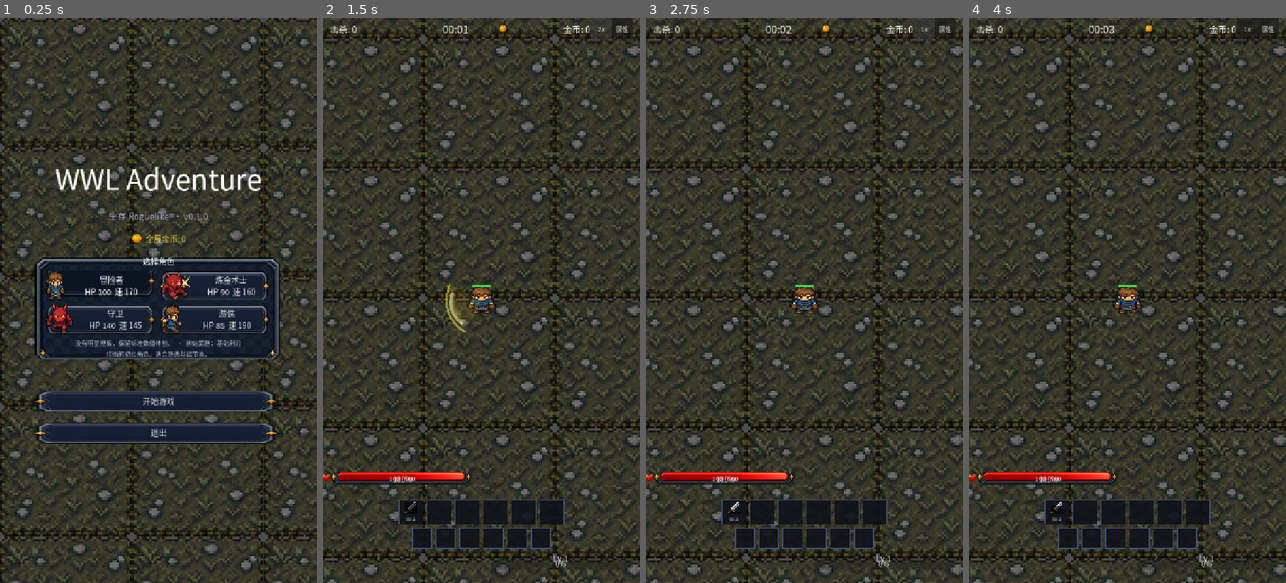
Above: before the commit, frames 1-4 (left to right).
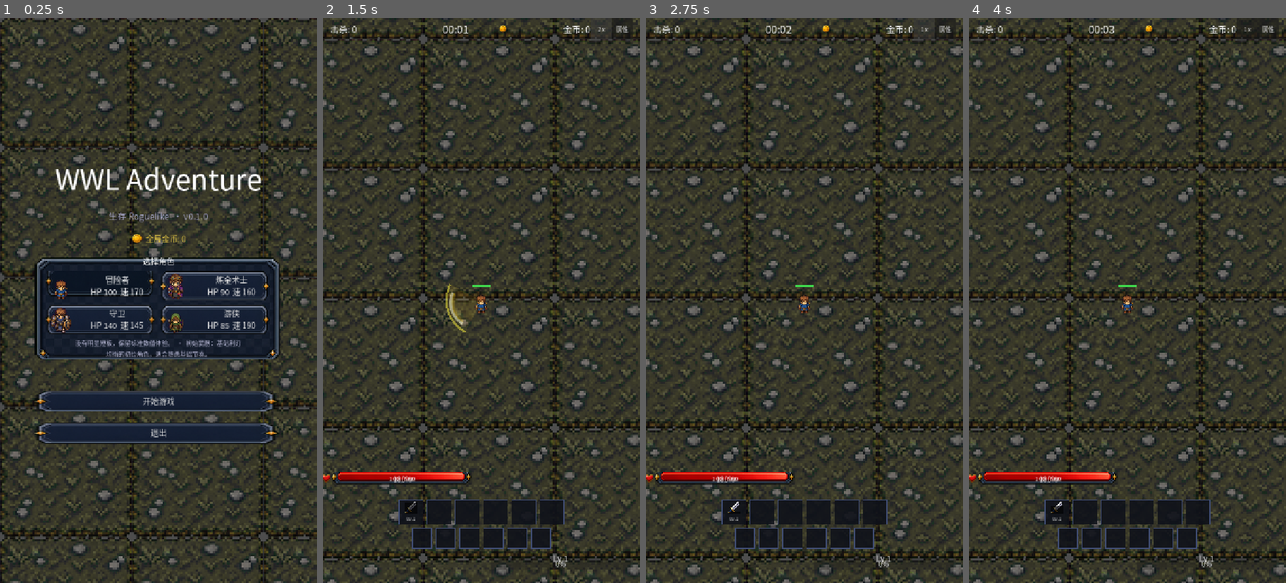
Above: after the commit, the same moments.

Repository: Kingwl/wwl-adv
Game: Godot game, scene res://scenes/ui/main_menu.tscn
Two runs of this game, one before a commit and one after it. Both use one fixed random seed, a clock stepped at 60 frames per second and the inputs below.
Inputs:
- Up to frame 1 (0.25 s): no input
- Up to frame 2 (1.5 s): click "开始游戏" at 0.5 s; click "1x" at 1.25 s
- Up to frame 3 (2.75 s): click "2x" at 2 s
- Up to frame 4 (4 s): click "属性" at 2.75 s; click "关闭" at 3.5 s

The runs differ from the first frame. In frame 1, 1.7% of the frame differs, in the area x 14-81%, y 44-56%; in frame 2, 0.3%; in frame 3, 0.3%; in frame 4, 0.3%.

Commit message:
Add class-specific character sprites

Diff:
--- a/resources/characters/adventurer.tres
+++ b/resources/characters/adventurer.tres
@@ -1,7 +1,8 @@
 [gd_resource type="Resource" script_class="CharacterData" format=3]
 
 [ext_resource type="Script" path="res://scripts/data/character_data.gd" id="1_character"]
-[ext_resource type="Texture2D" path="res://assets/art/characters/sliced/char_00.png" id="2_icon"]
+[ext_resource type="Texture2D" path="res://assets/art/characters/classes/adventurer/icon.png" id="2_icon"]
+[ext_resource type="Texture2D" path="res://assets/art/characters/classes/adventurer/walk_sheet.png" id="3_walk_sheet"]
 
 [resource]
 script = ExtResource("1_character")
@@ -10,6 +11,7 @@
 description = "均衡的初始角色，适合熟悉基础节奏。"
 icon = ExtResource("2_icon")
 portrait = ExtResource("2_icon")
+walk_sheet = ExtResource("3_walk_sheet")
 max_hp = 100
 move_speed = 170.0
 pickup_radius_bonus = 0.0
--- a/resources/characters/alchemist.tres
+++ b/resources/characters/alchemist.tres
@@ -1,7 +1,8 @@
 [gd_resource type="Resource" script_class="CharacterData" format=3]
 
 [ext_resource type="Script" path="res://scripts/data/character_data.gd" id="1_character"]
-[ext_resource type="Texture2D" path="res://assets/art/characters/sliced/char_24.png" id="2_icon"]
+[ext_resource type="Texture2D" path="res://assets/art/characters/classes/alchemist/icon.png" id="2_icon"]
+[ext_resource type="Texture2D" path="res://assets/art/characters/classes/alchemist/walk_sheet.png" id="3_walk_sheet"]
 
 [resource]
 script = ExtResource("1_character")
@@ -10,6 +11,7 @@
 description = "偏持续范围输出，生命和速度略低。"
 icon = ExtResource("2_icon")
 portrait = ExtResource("2_icon")
+walk_sheet = ExtResource("3_walk_sheet")
 max_hp = 90
 move_speed = 160.0
 pickup_radius_bonus = 0.0
--- a/resources/characters/guardian.tres
+++ b/resources/characters/guardian.tres
@@ -1,7 +1,8 @@
 [gd_resource type="Resource" script_class="CharacterData" format=3]
 
 [ext_resource type="Script" path="res://scripts/data/character_data.gd" id="1_character"]
-[ext_resource type="Texture2D" path="res://assets/art/characters/sliced/char_16.png" id="2_icon"]
+[ext_resource type="Texture2D" path="res://assets/art/characters/classes/guardian/icon.png" id="2_icon"]
+[ext_resource type="Texture2D" path="res://assets/art/characters/classes/guardian/walk_sheet.png" id="3_walk_sheet"]
 
 [resource]
 script = ExtResource("1_character")
@@ -10,6 +11,7 @@
 description = "高生命的稳健角色，移动较慢，适合防御反伤构筑。"
 icon = ExtResource("2_icon")
 portrait = ExtResource("2_icon")
+walk_sheet = ExtResource("3_walk_sheet")
 max_hp = 140
 move_speed = 145.0
 pickup_radius_bonus = 0.0
--- a/resources/characters/ranger.tres
+++ b/resources/characters/ranger.tres
@@ -1,7 +1,8 @@
 [gd_resource type="Resource" script_class="CharacterData" format=3]
 
 [ext_resource type="Script" path="res://scripts/data/character_data.gd" id="1_character"]
-[ext_resource type="Texture2D" path="res://assets/art/characters/sliced/char_08.png" id="2_icon"]
+[ext_resource type="Texture2D" path="res://assets/art/characters/classes/ranger/icon.png" id="2_icon"]
+[ext_resource type="Texture2D" path="res://assets/art/characters/classes/ranger/walk_sheet.png" id="3_walk_sheet"]
 
 [resource]
 script = ExtResource("1_character")
@@ -10,6 +11,7 @@
 description = "高速远程角色，血量较低，适合边走边输出。"
 icon = ExtResource("2_icon")
 portrait = ExtResource("2_icon")
+walk_sheet = ExtResource("3_walk_sheet")
 max_hp = 85
 move_speed = 190.0
 pickup_radius_bonus = 0.0
--- a/scripts/data/character_data.gd
+++ b/scripts/data/character_data.gd
@@ -7,6 +7,7 @@
 @export_multiline var description: String
 @export var icon: Texture2D
 @export var portrait: Texture2D
+@export var walk_sheet: Texture2D
 
 @export_group("基础属性")
 @export var max_hp: int = 100
--- a/scripts/player/player.gd
+++ b/scripts/player/player.gd
@@ -3,6 +3,9 @@
 @export var move_speed: float = 170.0
 
 const INVINCIBILITY_DURATION := 0.25
+const FRAME_SIZE := 64
+const CLASS_WALK_FRAME_COUNT := 4
+const CLASS_DIRECTIONS := ["down", "left", "right", "up"]
 
 const STARTING_WEAPON_SCENES: Dictionary = {
 	&"melee_basic": "res://scenes/weapons/weapon_melee.tscn",
@@ -16,6 +19,8 @@
 var _invincibility_timer: float = 0.0
 var _invincible_until_msec: int = 0
 var _dying: bool = false
+var _uses_directional_class_animations: bool = false
+var _last_facing: String = "down"
 @onready var _sprite: AnimatedSprite2D = $AnimatedSprite2D
 @onready var _health_bar: ProgressBar = $HealthBar
 
@@ -43,53 +48,80 @@
 
 func _setup_animations() -> void:
 	var frames := SpriteFrames.new()
-
-	# Idle: 4 frames from player_idle_sheet.png
+	var class_walk_sheet := _get_character_walk_sheet()
+	_uses_directional_class_animations = class_walk_sheet != null
+
+	if _uses_directional_class_animations:
+		_add_class_walk_animations(frames, class_walk_sheet)
+	else:
+		_add_default_idle_animation(frames)
+		_add_default_run_animation(frames)
+
+	_add_hit_animation(frames)
+	_add_death_animation(frames)
+
+	_sprite.sprite_frames = frames
+	_sprite.play(_idle_animation_name())
+
+func _get_character_walk_sheet() -> Texture2D:
+	var character := DataManager.get_character(str(GameState.run.get("character_id", GameState.DEFAULT_CHARACTER_ID)))
+	if character and "walk_sheet" in character and character.walk_sheet:
+		return character.walk_sheet
+	return null
+
+func _add_class_walk_animations(frames: SpriteFrames, sheet: Texture2D) -> void:
+	for row in range(CLASS_DIRECTIONS.size()):
+		var direction: String = CLASS_DIRECTIONS[row]
+		var idle_name := "idle_%s" % direction
+		frames.add_animation(idle_name)
+		frames.add_frame(idle_name, _make_atlas_texture(sheet, 0, row))
+		frames.set_animation_loop(idle_name, true)
+		frames.set_animation_speed(idle_name, 1.0)
+
+		var walk_name := "walk_%s" % direction
+		frames.add_animation(walk_name)
+		for col in range(CLASS_WALK_FRAME_COUNT):
+			frames.add_frame(walk_name, _make_atlas_texture(sheet, col, row))
+		frames.set_animation_loop(walk_name, true)
+		frames.set_animation_speed(walk_name, 8.0)
+
+func _add_default_idle_animation(frames: SpriteFrames) -> void:
 	frames.add_animation("idle")
 	var idle_sheet := load("res://assets/art/characters/player_idle_sheet.png")
 	for i in range(4):
-		var atlas := AtlasTexture.new()
-		atlas.atlas = idle_sheet
-		atlas.region = Rect2(i * 64, 0, 64, 64)
-		frames.add_frame("idle", atlas)
+		frames.add_frame("idle", _make_atlas_texture(idle_sheet, i, 0))
 	frames.set_animation_loop("idle", true)
 	frames.set_animation_speed("idle", 4.0)
 
-	# Run: 6 frames from player_run_sheet.png
+func _add_default_run_animation(frames: SpriteFrames) -> void:
 	frames.add_animation("run")
 	var run_sheet := load("res://assets/art/characters/player_run_sheet.png")
 	for i in range(6):
-		var atlas := AtlasTexture.new()
-		atlas.atlas = run_sheet
-		atlas.region = Rect2(i * 64, 0, 64, 64)
-		frames.add_frame("run", atlas)
+		frames.add_frame("run", _make_atlas_texture(run_sheet, i, 0))
 	frames.set_animation_loop("run", true)
 	frames.set_animation_speed("run", 8.0)
 
-	# Hit: 2 frames from player_hit_sheet.png
+func _add_hit_animation(frames: SpriteFrames) -> void:
 	frames.add_animation("hit")
 	var hit_sheet := load("res://assets/art/characters/player_hit_sheet.png")
 	for i in range(2):
-		var atlas := AtlasTexture.new()
-		atlas.atlas = hit_sheet
-		atlas.region = Rect2(i * 64, 0, 64, 64)
-		frames.add_frame("hit", atlas)
+		frames.add_frame("hit", _make_atlas_texture(hit_sheet, i, 0))
 	frames.set_animation_loop("hit", false)
 	frames.set_animation_speed("hit", 8.0)
 
-	# Death: 5 frames from player_death_sheet.png
+func _add_death_animation(frames: SpriteFrames) -> void:
 	frames.add_animation("death")
 	var death_sheet := load("res://assets/art/characters/player_death_sheet.png")
 	for i in range(5):
-		var atlas := AtlasTexture.new()
-		atlas.atlas = death_sheet
-		atlas.region = Rect2(i * 64, 0, 64, 64)
-		frames.add_frame("death", atlas)
+		frames.add_frame("death", _make_atlas_texture(death_sheet, i, 0))
 	frames.set_animation_loop("death", false)
 	frames.set_animation_speed("death", 6.0)
 
-	_sprite.sprite_frames = frames
-	_sprite.play("idle")
+func _make_atlas_texture(sheet: Texture2D, col: int, row: int) -> AtlasTexture:
+	var atlas := AtlasTexture.new()
+	atlas.atlas = sheet
+	atlas.region = Rect2(col * FRAME_SIZE, row * FRAME_SIZE, FRAME_SIZE, FRAME_SIZE)
+	return atlas
 
 func _add_starting_weapon(weapons: Node, weapon_id: StringName) -> void:
 	var scene_path: String = STARTING_WEAPON_SCENES.get(weapon_id, "")
@@ -107,19 +139,51 @@
 	var input_dir := _get_move_input()
 	velocity = input_dir * move_speed
 	move_and_slide()
-
-	# Animation state
+	_update_movement_animation(input_dir)
+
+func _update_movement_animation(input_dir: Vector2) -> void:
+	if _dying or _sprite.animation == "hit" or _sprite.animation == "death":
+		return
+	if _uses_directional_class_animations:
+		_sprite.flip_h = false
+		if input_dir.length() > 0.1:
+			_last_facing = _facing_from_direction(input_dir)
+			_play_animation_if_needed(_walk_animation_name())
+		else:
+			_play_animation_if_needed(_idle_animation_name())
+		return
+
 	if velocity.length() > 10.0:
-		if _sprite.animation != "run":
-			_sprite.play("run")
-		# Flip based on horizontal direction
+		_play_animation_if_needed("run")
 		if velocity.x < 0:
 			_sprite.flip_h = true
 		elif velocity.x > 0:
 			_sprite.flip_h = false
 	else:
-		if _sprite.animation != "idle":
-			_sprite.play("idle")
+		_play_animation_if_needed("idle")
+
+func _facing_from_direction(direction: Vector2) -> String:
+	if absf(direction.x) > absf(direction.y):
+		if direction.x < 0.0:
+			return "left"
+		return "right"
+	if direction.y < 0.0:
+		return "up"
+	return "down"
+
+func _idle_animation_name() -> String:
+	if _uses_directional_class_animations:
+		return "idle_%s" % _last_facing
+	return "idle"
+
+func _walk_animation_name() -> String:
+	if _uses_directional_class_animations:
+		return "walk_%s" % _last_facing
+	return "run"
+
+func _play_animation_if_needed(animation_name: String) -> void:
+	if _sprite.animation != animation_name:
+		_sprite.play(animation_name)
 
 func _get_move_input() -> Vector2:
 	var keyboard_dir := Vector2.ZERO
@@ -173,7 +237,7 @@
 	modulate = Color.WHITE
 	_invincible = false
 	if _sprite.animation == "hit":
-		_sprite.play("idle")
+		_sprite.play(_idle_animation_name())
 
 func _is_invincibility_active() -> bool:
 	return Time.get_ticks_msec() < _invincible_until_msec
--- a/tests/auto_test.gd
+++ b/tests/auto_test.gd
@@ -90,7 +90,11 @@
 	var main_menu: Node = load("res://scenes/ui/main_menu.tscn").instantiate()
 	add_child(main_menu)
 	await _wait(0.1)
-	_assert(DataManager.all_characters().size() >= 4, "Character data resources loaded")
+	var characters := DataManager.all_characters()
+	_assert(characters.size() >= 4, "Character data resources loaded")
+	for character in characters:
+		_assert(character.icon != null, "Character %s has class icon" % character.id)
+		_assert("walk_sheet" in character and character.walk_sheet != null, "Character %s has walk sheet" % character.id)
 	_assert(DataManager._resource_path_from_dir_entry("res://resources/characters", "adventurer.tres.remap") == "res://resources/characters/adventurer.tres", "Resource scan supports exported remap entries")
 	var menu_bg: Node = main_menu.get_node_or_null("Background")
 	_assert(menu_bg is ColorRect, "Main menu background exists")
@@ -2372,6 +2376,10 @@
 	_assert(GameState.run.max_hp == 85 and GameState.run.hp == 85, "Ranger HP applied")
 	if player:
 		_assert(abs(player.move_speed - 190.0) < 0.01, "Ranger move speed applied")
+		var sprite: AnimatedSprite2D = player.get_node_or_null("AnimatedSprite2D")
+		if sprite and sprite.sprite_frames:
+			_assert(sprite.sprite_frames.has_animation("walk_down"), "Selected character uses directional walk animations")
+			_assert(sprite.sprite_frames.get_frame_count("walk_down") == 4, "Selected character walk animation has 4 frames")
 	var projectile := _find_weapon(&"projectile_basic")
 	_assert(projectile != null, "Ranger starts with projectile weapon")
 	if projectile:
Binary file added: assets/art/characters/classes/adventurer/icon.png
Not shown, added: assets/art/characters/classes/adventurer/icon.png.import
Binary file added: assets/art/characters/classes/adventurer/walk_sheet.png
Not shown, added: assets/art/characters/classes/adventurer/walk_sheet.png.import
Binary file added: assets/art/characters/classes/alchemist/icon.png
Not shown, added: assets/art/characters/classes/alchemist/icon.png.import
Binary file added: assets/art/characters/classes/alchemist/walk_sheet.png
Not shown, added: assets/art/characters/classes/alchemist/walk_sheet.png.import
Binary file added: assets/art/characters/classes/guardian/icon.png
Not shown, added: assets/art/characters/classes/guardian/icon.png.import
Binary file added: assets/art/characters/classes/guardian/walk_sheet.png
Not shown, added: assets/art/characters/classes/guardian/walk_sheet.png.import
(and 5 more such lines)
